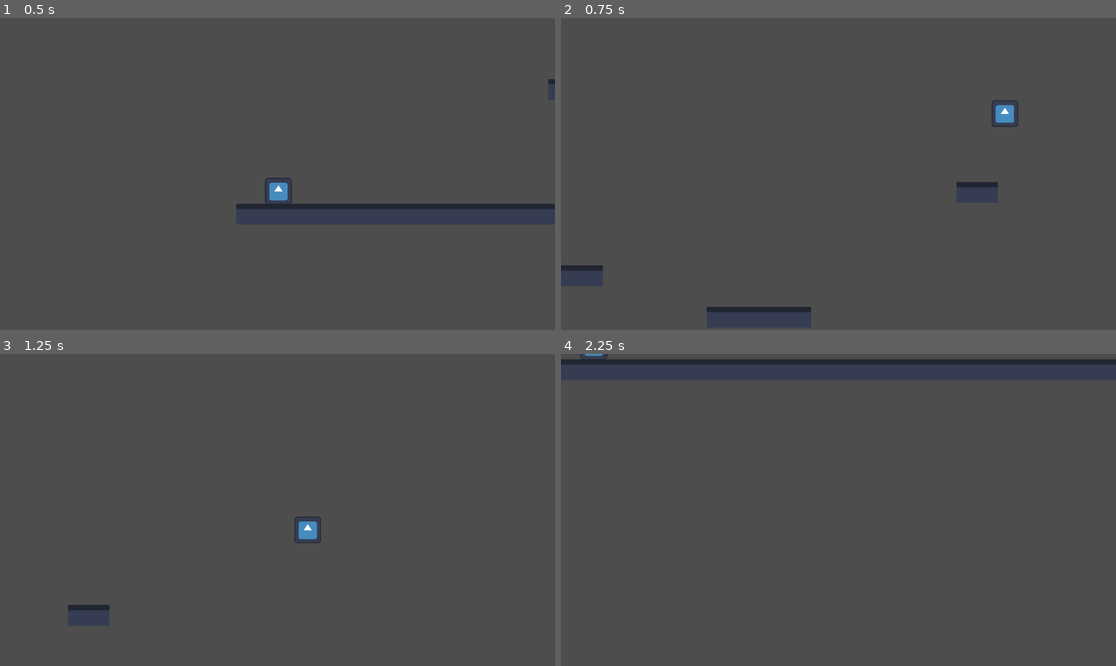
Above: before the commit, frames 1-4 (two rows, left to right).
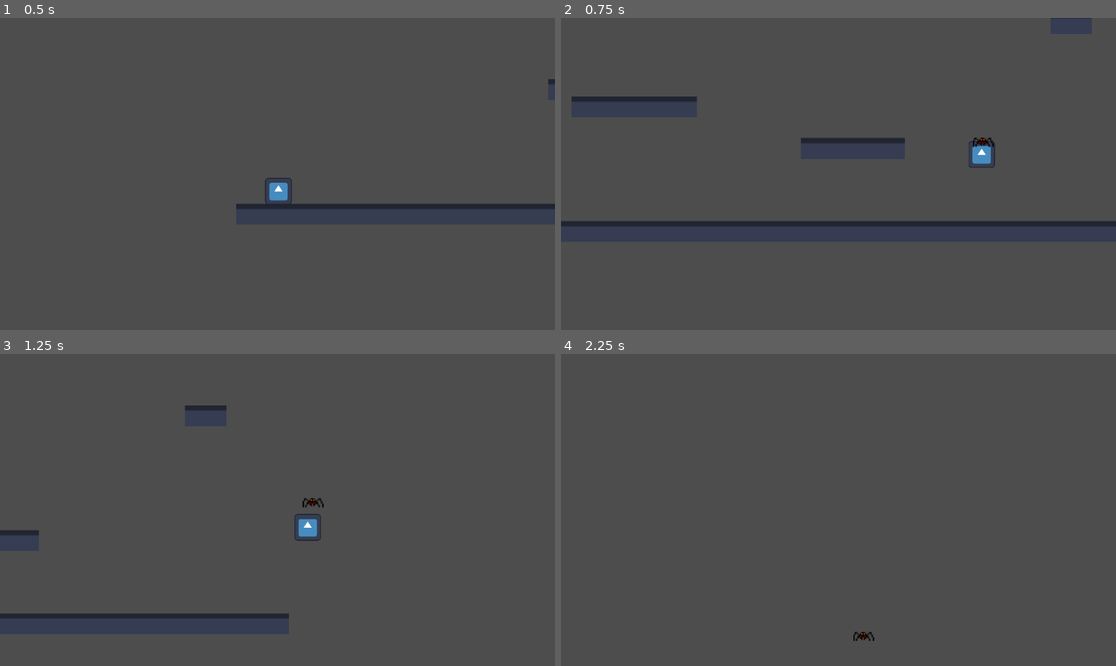
Above: after the commit, the same moments.

Repository: 67uwu/boogie-woogie
Game: Godot game, scene res://main.tscn
Same seed, same stepped clock (60 frames per second), same inputs: the game is played once before the commit and once after it. The engine's default icon, where the game draws it, is replaced by a stand-in: a white triangle on a blue panel in a dark square.
Inputs (mouse positions are in pixels of both pictures, inside the frame that each line leads up to):
- Up to frame 1 (0.5 s): no input
- Up to frame 2 (0.75 s): tap Enter at 0.5 s; move the mouse to (960, 158) at 0.52 s; hold Right (right) from 0.53 s (still down); hold Up (jump) from 0.53 s (still down); tap Space (swap, bound only before the commit) at 0.6 s; click (960, 158) at 0.67 s
- Up to frame 3 (1.25 s): keep holding Right (right); keep holding Up (jump)
- Up to frame 4 (2.25 s): move the mouse to (727, 525) at 1.27 s; release Up (jump) at 1.28 s; tap Up (jump) at 1.35, 1.52, 1.82 s; tap Space (swap, bound only before the commit) at 1.55, 2.1 s; move the mouse to (894, 441) at 2.02 s; release Right (right) at 2.03 s; hold Left (left) from 2.03 s (still down); hold Up (jump) from 2.03 s (still down)

Frame 1 is identical in both runs. In frame 2, 4.0% of the frame differs, in the area x 0-100%, y 0-95%; in frame 3, 1.4%; in frame 4, 1.9%.

Commit message:
Added an enemy-spider, still needs some tweaks

Diff:
--- a/enemy.gd
+++ b/enemy.gd
@@ -1,13 +1,19 @@
 extends CharacterBody2D
+enum States{INACTIVE,CHASING}
+var current_state:States = States.INACTIVE
+var aggro_range:float
+
+# Called when the node enters the scene tree for the first time.
+func _ready() -> void:
+	pass # Replace with function body.
 
 
+# Called every frame. 'delta' is the elapsed time since the previous frame.
+func _process(delta: float) -> void:
+	pass
 
+func spawn():
+	pass
 
-
-func _physics_process(delta: float) -> void:
-	# Add the gravity.
-
-
-	# Handle jump.
-
-	move_and_slide()
+func die():
+	pass
--- a/enemy.tscn
+++ /dev/null
@@ -1,11 +0,0 @@
-[gd_scene format=3 uid="uid://beiayqhre7ydj"]
-
-[ext_resource type="Script" uid="uid://berlcv6ps52nl" path="res://enemy.gd" id="1_7k104"]
-
-[sub_resource type="RectangleShape2D" id="RectangleShape2D_7k104"]
-
-[node name="CharacterBody2D" type="CharacterBody2D" unique_id=1496043396]
-script = ExtResource("1_7k104")
-
-[node name="CollisionShape2D" type="CollisionShape2D" parent="." unique_id=432245923]
-shape = SubResource("RectangleShape2D_7k104")
--- a/main.tscn
+++ b/main.tscn
@@ -2,7 +2,7 @@
 
 [ext_resource type="PackedScene" uid="uid://dfwkheqe7at0l" path="res://player.tscn" id="1_ig7tw"]
 [ext_resource type="PackedScene" uid="uid://c0h14krs0c25x" path="res://map.tscn" id="2_0xm2m"]
-[ext_resource type="Script" uid="uid://cfai5g1o6qjci" path="res://swap_point.gd" id="3_h2yge"]
+[ext_resource type="PackedScene" uid="uid://d4p5bwh2jdcm" path="res://spider.tscn" id="3_h2yge"]
 
 [node name="main" type="Node2D" unique_id=1093375451]
 
@@ -10,8 +10,6 @@
 
 [node name="map" parent="." unique_id=1496183883 instance=ExtResource("2_0xm2m")]
 
-[node name="swap_point" type="Node2D" parent="." unique_id=996316466]
-position = Vector2(592, -13)
-script = ExtResource("3_h2yge")
-
-[connection signal="swap" from="player" to="swap_point" method="_on_player_swap"]
+[node name="spider" parent="." unique_id=1496043396 instance=ExtResource("3_h2yge")]
+position = Vector2(502, 108)
+collision_layer = 2
--- a/player.gd
+++ b/player.gd
@@ -1,7 +1,7 @@
 extends CharacterBody2D
 
-signal swap
-@onready var target: Node2D = $"../swap_point"
+signal ability
+@onready var target: Node2D = $"../spider"
 
 # Physics Constants
 const SPEED = 300.0
@@ -12,17 +12,16 @@
 const FALL_GRAVITY = 1800
 const COYOTE_BUFFER = 150
 
-var can_swap: bool
-var swap_timer: float
+var mana: float  = 2
 var coyote_activated: bool = true
-
+var abilities
+var max_mana = 2
 
 func _physics_process(delta: float) -> void:
-	if(can_swap and Input.is_action_just_pressed("swap")):
-		can_swap = false
-		swap_timer = 1
+	if(mana == max_mana and Input.is_action_just_pressed("ability")):
+		mana = 0
 		var temp = target.global_position
-		swap.emit()
+		target.global_position = global_position
 		global_position = temp
 	# Add the gravity.
 	if not is_on_floor():
@@ -54,7 +53,7 @@
 		velocity.x = TOP_SPEED
 	elif(velocity.x < -TOP_SPEED):
 		velocity.x = -TOP_SPEED
-	swap_timer -= delta
-	if(swap_timer <= 0):
-		can_swap = true
+	mana += delta
+	if mana > max_mana:
+		mana = max_mana
 	move_and_slide()
--- a/project.godot
+++ b/project.godot
@@ -50,7 +50,7 @@
 "events": [Object(InputEventKey,"resource_local_to_scene":false,"resource_name":"","device":-1,"window_id":0,"alt_press …(192 unchanged characters)…
 ]
 }
-swap={
+ability={
 "deadzone": 0.2,
 "events": [Object(InputEventKey,"resource_local_to_scene":false,"resource_name":"","device":-1,"window_id":0,"alt_press …(191 unchanged characters)…
 ]
--- /dev/null
+++ b/spider.gd
@@ -0,0 +1,28 @@
+extends "res://enemy.gd"
+
+const SPEED = 100
+const GRAVITY = 50
+const JUMP_VEL = -400
+
+var target_position
+
+
+func _ready() -> void:
+	aggro_range = 250
+
+
+func _physics_process(delta: float) -> void:
+	if(not is_on_floor()):
+		velocity.y += GRAVITY
+	elif(is_on_wall()):
+		velocity.y = JUMP_VEL
+	target_position = $"../player".global_position
+	var dist:float = global_position.distance_to(target_position)
+	if(current_state == States.INACTIVE):
+		velocity.x = 0
+		if(dist < aggro_range):
+			current_state = States.CHASING
+	if(current_state == States.CHASING):
+		velocity.x = ((target_position-global_position).normalized()).x*SPEED
+
+	move_and_slide()
--- /dev/null
+++ b/spider.tscn
@@ -0,0 +1,92 @@
+[gd_scene format=3 uid="uid://d4p5bwh2jdcm"]
+
+[ext_resource type="Script" uid="uid://jjs2h6ka7qab" path="res://spider.gd" id="1_qrebf"]
+[ext_resource type="Texture2D" uid="uid://b6sk33s3ref3x" path="res://spider.png" id="2_qrebf"]
+
+[sub_resource type="RectangleShape2D" id="RectangleShape2D_7k104"]
+size = Vector2(16, 8)
+
+[sub_resource type="AtlasTexture" id="AtlasTexture_1yt70"]
+atlas = ExtResource("2_qrebf")
+region = Rect2(0, 0, 16, 16)
+
+[sub_resource type="AtlasTexture" id="AtlasTexture_vivtl"]
+atlas = ExtResource("2_qrebf")
+region = Rect2(0, 80, 16, 16)
+
+[sub_resource type="AtlasTexture" id="AtlasTexture_binfs"]
+atlas = ExtResource("2_qrebf")
+region = Rect2(0, 96, 16, 16)
+
+[sub_resource type="AtlasTexture" id="AtlasTexture_2wdmt"]
+atlas = ExtResource("2_qrebf")
+region = Rect2(0, 112, 16, 16)
+
+[sub_resource type="AtlasTexture" id="AtlasTexture_bsryr"]
+atlas = ExtResource("2_qrebf")
+region = Rect2(0, 16, 16, 16)
+
+[sub_resource type="AtlasTexture" id="AtlasTexture_01nvu"]
+atlas = ExtResource("2_qrebf")
+region = Rect2(0, 32, 16, 16)
+
+[sub_resource type="AtlasTexture" id="AtlasTexture_pwyhr"]
+atlas = ExtResource("2_qrebf")
+region = Rect2(0, 48, 16, 16)
+
+[sub_resource type="AtlasTexture" id="AtlasTexture_s326f"]
+atlas = ExtResource("2_qrebf")
+region = Rect2(0, 64, 16, 16)
+
+[sub_resource type="SpriteFrames" id="SpriteFrames_x2avr"]
+animations = [{
+"frames": [{
+"duration": 1.0,
+"texture": SubResource("AtlasTexture_1yt70")
+}],
+"loop": true,
+"name": &"hanging",
+"speed": 5.0
+}, {
+"frames": [{
+"duration": 1.5,
+"texture": SubResource("AtlasTexture_vivtl")
+}, {
+"duration": 2.8,
+"texture": SubResource("AtlasTexture_binfs")
+}, {
+"duration": 1.0,
+"texture": SubResource("AtlasTexture_2wdmt")
+}],
+"loop": false,
+"name": &"jump",
+"speed": 5.0
+}, {
+"frames": [{
+"duration": 1.0,
+"texture": SubResource("AtlasTexture_bsryr")
+}, {
+"duration": 1.0,
+"texture": SubResource("AtlasTexture_01nvu")
+}, {
+"duration": 1.0,
+"texture": SubResource("AtlasTexture_pwyhr")
+}, {
+"duration": 1.0,
+"texture": SubResource("AtlasTexture_s326f")
+}],
+"loop": true,
+"name": &"move",
+"speed": 5.0
+}]
+
+[node name="spider" type="CharacterBody2D" unique_id=1496043396]
+script = ExtResource("1_qrebf")
+
+[node name="CollisionShape2D" type="CollisionShape2D" parent="." unique_id=432245923]
+shape = SubResource("RectangleShape2D_7k104")
+
+[node name="AnimatedSprite2D" type="AnimatedSprite2D" parent="." unique_id=1958885550]
+position = Vector2(0, -4)
+sprite_frames = SubResource("SpriteFrames_x2avr")
+animation = &"move"
--- a/swap_point.gd
+++ /dev/null
@@ -1,15 +0,0 @@
-extends Node2D
-
-
-# Called when the node enters the scene tree for the first time.
-func _ready() -> void:
-	pass # Replace with function body.
-
-
-# Called every frame. 'delta' is the elapsed time since the previous frame.
-func _process(delta: float) -> void:
-	pass
-
-
-func _on_player_swap() -> void:
-	global_position = $"../player".global_position # Replace with function body.
Not shown, changed: enemy.gd.uid
Empty file added: enemy_states.gd
Not shown, added: enemy_states.gd.uid
Not shown, added: spider.gd.uid
Binary file added: spider.png
Not shown, added: spider.png.import
Not shown, removed: swap_point.gd.uid
